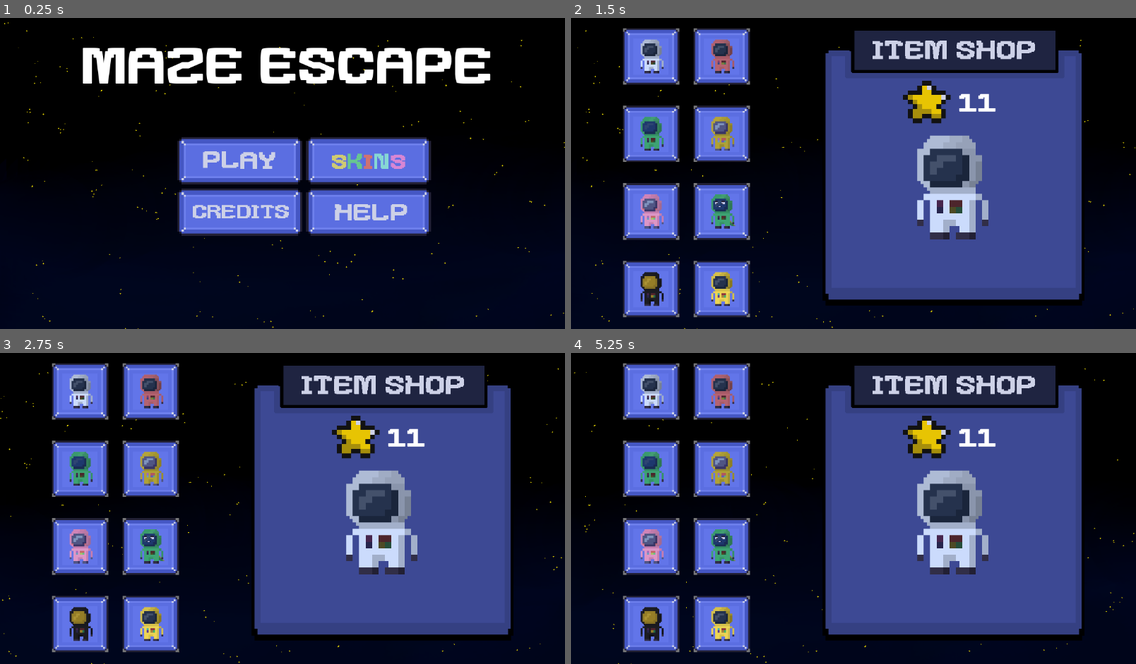
Above: before the commit, frames 1-4 (two rows, left to right).
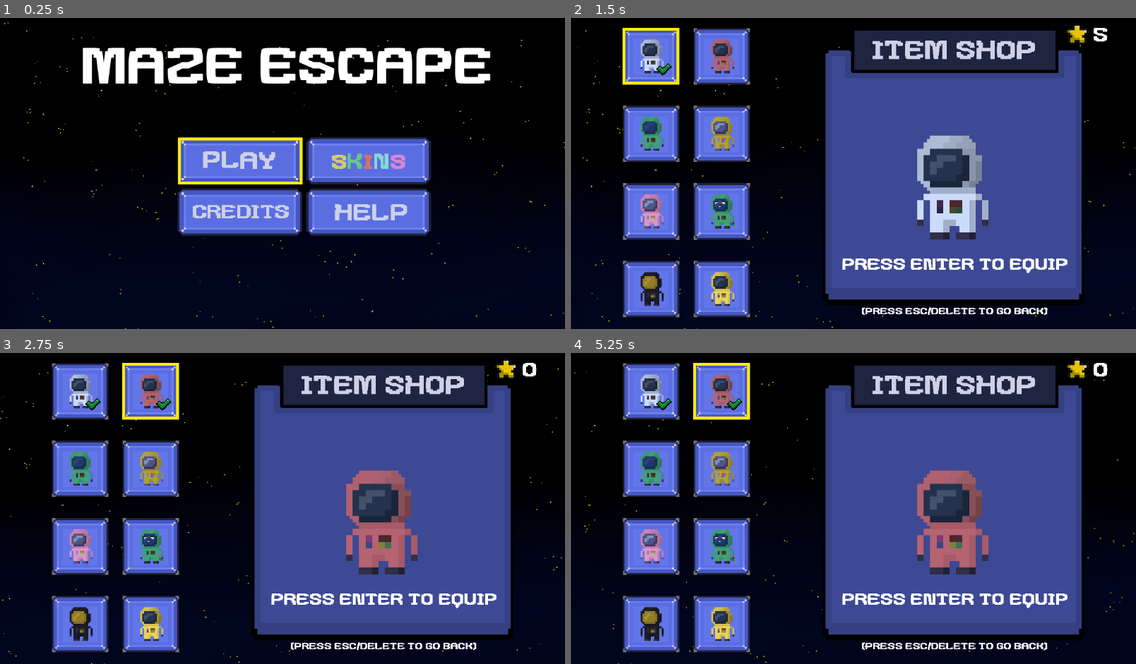
Above: after the commit, the same moments.

Repository: ilsyxn/void-escape
Game: Godot game, scene res://main-menu/main.tscn
Same seed, same stepped clock (60 frames per second), same inputs: the game is played once before the commit and once after it.
Inputs (mouse positions are in pixels of both pictures, inside the frame that each line leads up to):
- Up to frame 1 (0.25 s): no input
- Up to frame 2 (1.5 s): click (938, 161) at 0.5 s; click (650, 55) at 1.27 s
- Up to frame 3 (2.75 s): tap Enter (enter, bound only after the commit) at 2 s; hold D (right) from 2.03 s (still down); hold Enter (enter, bound only after the commit) from 2.03 s (still down)
- Up to frame 4 (5.25 s): release D (right) at 2.78 s; release Enter (enter, bound only after the commit) at 2.78 s; hold S (down) 2.78-3.53 s; tap Enter (enter, bound only after the commit) at 2.85, 3.5, 4.35, 5 s; hold D (right) 3.53-4.28 s; hold Enter (enter, bound only after the commit) 3.53-4.28 s; hold W (up) 4.28-5.03 s; hold A (left) from 5.03 s (still down); hold Enter (enter, bound only after the commit) from 5.03 s (still down)

The runs differ from the first frame. In frame 1, 0.6% of the frame differs, in the area x 31-54%, y 38-54%; in frame 2, 2.9%; in frame 3, 5.1%; in frame 4, 5.1%, in the area x 15-95%, y 2-96%.

Commit message:
controller strg

Diff:
--- a/level/world3/level3.gd
+++ b/level/world3/level3.gd
@@ -92,14 +92,14 @@
 				save_Game.levelFinished(id)
 				save_Game.unlockedLevels.append(id+1)
 			bewertung.bounce_in()
-		if stoppuhr.time < three_stars:
-				bewertung.three_stars(id)
-			elif stoppuhr.time < two_stars:
-				bewertung.two_stars(id)
-			else:
-				bewertung.one_star(id)
-			bewertung.set_times(stoppuhr.time, save_Game.time[id])
-			hide_lvl_ui()
+		#if stoppuhr.time < three_stars:
+			#	bewertung.three_stars(id)
+			#elif stoppuhr.time < two_stars:
+			#	bewertung.two_stars(id)
+		#	else:
+				#bewertung.one_star(id)
+			#bewertung.set_times(stoppuhr.time, save_Game.time[id])
+			#hide_lvl_ui()
 			bewertung.bounce_in()
 			print(save_Game.collected_stars)
 
--- a/main-menu/button.tscn
+++ b/main-menu/button.tscn
@@ -1,8 +1,9 @@
-[gd_scene load_steps=5 format=3 uid="uid://cqf8gssb1vndr"]
+[gd_scene load_steps=6 format=3 uid="uid://cqf8gssb1vndr"]
 
 [ext_resource type="Texture2D" uid="uid://drxtxjxw2k3yr" path="res://assets/buttons/lvlselect.png" id="1_sx7u6"]
 [ext_resource type="Texture2D" uid="uid://b4pbwe57p2mea" path="res://assets/ui/lvllocked.png" id="2_3ijli"]
 [ext_resource type="Script" path="res://main-menu/levelbtn.gd" id="3_lr72x"]
+[ext_resource type="Texture2D" uid="uid://bc783vkp05vms" path="res://assets/buttons/border_lvl.png" id="4_1b6j8"]
 [ext_resource type="Texture2D" uid="uid://5ji5cp3arid8" path="res://assets/star.png" id="4_rx0nh"]
 
 [node name="Button" type="TextureButton"]
@@ -13,6 +14,11 @@
 texture_disabled = ExtResource("2_3ijli")
 script = ExtResource("3_lr72x")
 
+[node name="BorderLvl" type="Sprite2D" parent="."]
+visible = false
+position = Vector2(16, 16)
+texture = ExtResource("4_1b6j8")
+
 [node name="Star" type="Sprite2D" parent="."]
 position = Vector2(16, 31)
 scale = Vector2(0.9, 0.9)
--- a/main-menu/credits.gd
+++ b/main-menu/credits.gd
@@ -1,5 +1,7 @@
 extends Node2D
 
-
+func _process(delta):
+	if Input.is_action_just_pressed("enter"):
+		get_tree().change_scene_to_file("res://main-menu/main.tscn")
 func _on_back_pressed():
 	get_tree().change_scene_to_file("res://main-menu/main.tscn")
--- a/main-menu/credits.tscn
+++ b/main-menu/credits.tscn
@@ -1,10 +1,11 @@
-[gd_scene load_steps=6 format=3 uid="uid://djmyvcoyfifmd"]
+[gd_scene load_steps=7 format=3 uid="uid://djmyvcoyfifmd"]
 
 [ext_resource type="PackedScene" uid="uid://c2g1xhq21x1mf" path="res://main-menu/background.tscn" id="1_7pqnj"]
 [ext_resource type="Script" path="res://main-menu/credits.gd" id="1_kh57s"]
 [ext_resource type="FontFile" uid="uid://btk6lr8r58ga0" path="res://assets/ui/gomarice_mix_bit_font.ttf" id="2_qfji6"]
 [ext_resource type="Texture2D" uid="uid://dty1aww7qgakx" path="res://assets/buttons/back.png" id="3_8ajl7"]
 [ext_resource type="Texture2D" uid="uid://cugvh1jqn8dng" path="res://assets/buttons/back-pressed.png" id="4_jlcg4"]
+[ext_resource type="Texture2D" uid="uid://4f0vccpukupw" path="res://assets/border_lang.png" id="6_si5pb"]
 
 [node name="Credits" type="Node2D"]
 script = ExtResource("1_kh57s")
@@ -52,4 +53,9 @@
 texture_normal = ExtResource("3_8ajl7")
 texture_pressed = ExtResource("4_jlcg4")
 
+[node name="Border" type="Sprite2D" parent="."]
+position = Vector2(600, 512)
+scale = Vector2(2, 2)
+texture = ExtResource("6_si5pb")
+
 [connection signal="pressed" from="Back" to="." method="_on_back_pressed"]
--- a/main-menu/help_menu.gd
+++ b/main-menu/help_menu.gd
@@ -8,7 +8,8 @@
 
 # Called every frame. 'delta' is the elapsed time since the previous frame.
 func _process(delta):
-	pass
+	if Input.is_action_just_pressed("enter"):
+		get_tree().change_scene_to_file("res://main-menu/main.tscn")
 
 
 func _on_texture_button_pressed():
--- a/main-menu/help_menu.tscn
+++ b/main-menu/help_menu.tscn
@@ -1,10 +1,11 @@
-[gd_scene load_steps=6 format=3 uid="uid://chjflxlgybq76"]
+[gd_scene load_steps=7 format=3 uid="uid://chjflxlgybq76"]
 
 [ext_resource type="PackedScene" uid="uid://c2g1xhq21x1mf" path="res://main-menu/background.tscn" id="1_jspr5"]
 [ext_resource type="Script" path="res://main-menu/help_menu.gd" id="1_ncy7x"]
 [ext_resource type="FontFile" uid="uid://btk6lr8r58ga0" path="res://assets/ui/gomarice_mix_bit_font.ttf" id="2_73uvv"]
 [ext_resource type="Texture2D" uid="uid://dty1aww7qgakx" path="res://assets/buttons/back.png" id="4_24glb"]
 [ext_resource type="Texture2D" uid="uid://cugvh1jqn8dng" path="res://assets/buttons/back-pressed.png" id="5_jw5kh"]
+[ext_resource type="Texture2D" uid="uid://4f0vccpukupw" path="res://assets/border_lang.png" id="6_df3pp"]
 
 [node name="HelpMenu" type="Node2D"]
 script = ExtResource("1_ncy7x")
@@ -69,4 +70,9 @@
 texture_normal = ExtResource("4_24glb")
 texture_pressed = ExtResource("5_jw5kh")
 
+[node name="Border" type="Sprite2D" parent="."]
+position = Vector2(616, 592)
+scale = Vector2(2, 2)
+texture = ExtResource("6_df3pp")
+
 [connection signal="pressed" from="Back" to="." method="_on_texture_button_pressed"]
--- a/main-menu/main.gd
+++ b/main-menu/main.gd
@@ -1,25 +1,26 @@
 extends Node2D
-@onready var buttons = [$VBoxContainer/HBoxContainer/Play,
-$VBoxContainer/HBoxContainer/Skins,
-$VBoxContainer/HBoxContainer2/Credits,
-$VBoxContainer/HBoxContainer2/Help]
 @onready var save_Game = preload("res://save/saveGame.tres")
 @onready var index = 0
+@onready var buttons = [$Marker1, $Marker2, $Marker3, $Marker4]
+@onready var border = $Border
 func _ready():
 	pass
 func _process(_delta):
+	border.position = buttons[index].position
 	if Input.is_action_just_pressed("controller"):
 		save_Game.controller = true
-	if Input.is_action_just_pressed("up") and save_Game.controller:
-		pass
-	if Input.is_action_just_pressed("down") and save_Game.controller:
-		pass
-	if Input.is_action_just_pressed("left") and save_Game.controller:
-		pass
-	if Input.is_action_just_pressed("right") and save_Game.controller:
-		pass
-	if Input.is_action_just_pressed("controller_accept") and save_Game.controller:
+	if Input.is_action_just_pressed("left"):
+		move_border(true)
+	if Input.is_action_just_pressed("right"):
+		move_border(false)
+	if Input.is_action_just_pressed("enter"):
 		press_button(index)
+
+func move_border(left :bool):
+	if left and index != 0:
+		index -= 1
+	elif !left and index != 3:
+		index += 1
 
 func _on_play_pressed():
 	get_tree().change_scene_to_file("res://main-menu/level_selector.tscn")
--- a/main-menu/main.tscn
+++ b/main-menu/main.tscn
@@ -10,6 +10,7 @@
 [ext_resource type="Texture2D" uid="uid://bsxiytx56pjc0" path="res://assets/buttons/credits-pressed.png" id="7_l1t1k"]
 [ext_resource type="Texture2D" uid="uid://cr76rfr8ihm61" path="res://assets/buttons/help.png" id="8_klbfv"]
 [ext_resource type="Texture2D" uid="uid://1prwvn67u1cy" path="res://assets/buttons/help-pressed.png" id="9_qr0ql"]
+[ext_resource type="Texture2D" uid="uid://4f0vccpukupw" path="res://assets/border_lang.png" id="11_mcj18"]
 
 [node name="Menu" type="Node2D"]
 script = ExtResource("1_lwrof")
@@ -64,6 +65,27 @@
 texture_normal = ExtResource("8_klbfv")
 texture_pressed = ExtResource("9_qr0ql")
 
+[node name="Marker1" type="Marker2D" parent="."]
+position = Vector2(490, 305)
+scale = Vector2(1, 1)
+
+[node name="Marker2" type="Marker2D" parent="."]
+position = Vector2(752, 304)
+scale = Vector2(1, 1)
+
+[node name="Marker3" type="Marker2D" parent="."]
+position = Vector2(488, 408)
+scale = Vector2(1, 1)
+
+[node name="Marker4" type="Marker2D" parent="."]
+position = Vector2(752, 408)
+scale = Vector2(1, 1)
+
+[node name="Border" type="Sprite2D" parent="."]
+position = Vector2(488, 408)
+scale = Vector2(2.1, 2.1)
+texture = ExtResource("11_mcj18")
+
 [connection signal="pressed" from="VBoxContainer/HBoxContainer/Play" to="." method="_on_play_pressed"]
 [connection signal="pressed" from="VBoxContainer/HBoxContainer/Skins" to="." method="_on_skins_pressed"]
 [connection signal="pressed" from="VBoxContainer/HBoxContainer2/Credits" to="." method="_on_credits_pressed"]
--- a/main-menu/shop.gd
+++ b/main-menu/shop.gd
@@ -1,15 +1,64 @@
 extends Node2D
 @onready var save_Game = preload("res://save/saveGame.tres")
 @onready var selected_skin = $ItemShop/SelectedSkin
+@onready var marker = [$Marker1, $Marker2, $Marker3, $Marker4, $Marker5, $Marker6, $Marker7, $Marker8]
+var marker_index = 0
+@onready var border = $Border
+@onready var slots = [$VBoxContainer/HBoxContainer/Slot0, $VBoxContainer/HBoxContainer/Slot1, $VBoxContainer/HBoxContainer2/Slot2, $VBoxContainer/HBoxContainer2/Slot3, $VBoxContainer/HBoxContainer3/Slot4, $VBoxContainer/HBoxContainer3/Slot5, $VBoxContainer/HBoxContainer4/Slot6, $VBoxContainer/HBoxContainer4/Slot7]
+@onready var preis = $ItemShop/Preis
+@onready var star = $ItemShop/Star
+@onready var owned = $ItemShop/Owned
+@onready var action = $ItemShop/Action
 
-# Called when the node enters the scene tree for the first time.
+func _process(delta):
+	if slots[marker_index].isOwned:
+		action.position = Vector2(-753.333, 560)
+		action.text = "Press Enter to equip"
+	else:
+		action.position = Vector2(-700, 560)
+		action.text = "Press Enter to buy"
+	owned.text = str(save_Game.collected_stars)
+	border.global_position = marker[marker_index].global_position
+	selected_skin.texture = slots[marker_index].skin.texture
+	if marker_index == 7 or slots[marker_index].isOwned:
+		preis.visible = false
+		star.visible = false
+	else:
+		preis.visible = true
+		star.visible = true
+		preis.text = str(slots[marker_index].preis)
+
 func _ready():
 	pass # Replace with function body.
 
+func _unhandled_input(event):
+	if event.is_action_pressed("back"):
+		get_tree().change_scene_to_file("res://main-menu/main.tscn")
+	if event.is_action_pressed("left"):
+		move_border(true)
+	if event.is_action_pressed("right"):
+		move_border(false)
+	if event.is_action_pressed("enter"):
+		if !slots[marker_index].isOwned:
+			buy_skin()
+		else:
+			save_Game.equip_skin(slots[marker_index].id)
+
+func buy_skin():
+	if save_Game.collected_stars >= slots[marker_index].preis:
+		save_Game.collected_stars -= slots[marker_index].preis
+		save_Game.owned_skins.append(marker_index)
+		slots[marker_index].isOwned = true
+
+
+
+func move_border(left : bool):
+	if left and marker_index != 0:
+		marker_index -= 1
+	if !left and marker_index != 7:
+		marker_index += 1
 
 # Called every frame. 'delta' is the elapsed time since the previous frame.
-func _process(delta):
-	selected_skin.texture = save_Game.selectedSkinText
 
 
 func _on_slot_0_select():
--- a/main-menu/shop.tscn
+++ b/main-menu/shop.tscn
@@ -14,6 +14,7 @@
 [ext_resource type="Texture2D" uid="uid://csu247nqowvou" path="res://assets/ui/item_shop.png" id="12_p2pa4"]
 [ext_resource type="Texture2D" uid="uid://54hy54xe0ver" path="res://main-menu/star_gelb_big.png" id="13_mtvvu"]
 [ext_resource type="FontFile" uid="uid://btk6lr8r58ga0" path="res://assets/ui/gomarice_mix_bit_font.ttf" id="14_v8pxh"]
+[ext_resource type="Texture2D" uid="uid://d0j4pgqbc4jl6" path="res://assets/skins/border.png" id="15_lgfgn"]
 
 [node name="Shop" type="Node2D"]
 script = ExtResource("1_2g3xm")
@@ -32,12 +33,14 @@
 
 [node name="Slot0" parent="VBoxContainer/HBoxContainer" instance=ExtResource("2_a2vry")]
 position = Vector2(152, 232)
+isOwned = true
 bild = ExtResource("3_nmab7")
 
 [node name="Slot1" parent="VBoxContainer/HBoxContainer" instance=ExtResource("2_a2vry")]
 position = Vector2(232, 232)
 id = 1
 bild = ExtResource("4_5v1eg")
+preis = 5
 
 [node name="HBoxContainer2" type="HBoxContainer" parent="VBoxContainer"]
 layout_mode = 2
@@ -46,11 +49,13 @@
 position = Vector2(152, 316)
 id = 2
 bild = ExtResource("5_8stcl")
+preis = 5
 
 [node name="Slot3" parent="VBoxContainer/HBoxContainer2" instance=ExtResource("2_a2vry")]
 position = Vector2(232, 316)
 id = 3
 bild = ExtResource("6_e3urt")
+preis = 5
 
 [node name="HBoxContainer3" type="HBoxContainer" parent="VBoxContainer"]
 layout_mode = 2
@@ -59,11 +64,13 @@
 position = Vector2(152, 400)
 id = 4
 bild = ExtResource("7_v61pv")
+preis = 15
 
 [node name="Slot5" parent="VBoxContainer/HBoxContainer3" instance=ExtResource("2_a2vry")]
 position = Vector2(232, 400)
 id = 5
 bild = ExtResource("8_4ubpu")
+preis = 15
 
 [node name="HBoxContainer4" type="HBoxContainer" parent="VBoxContainer"]
 layout_mode = 2
@@ -72,6 +79,7 @@
 position = Vector2(152, 484)
 id = 6
 bild = ExtResource("9_1ighr")
+preis = 15
 
 [node name="Slot7" parent="VBoxContainer/HBoxContainer4" instance=ExtResource("2_a2vry")]
 position = Vector2(232, 484)
@@ -92,7 +100,12 @@
 position = Vector2(-175.333, -462)
 texture = ExtResource("13_mtvvu")
 
-[node name="Label" type="Label" parent="ItemShop"]
+[node name="StarsOwned" type="Sprite2D" parent="ItemShop"]
+position = Vector2(846.667, -933.333)
+scale = Vector2(0.5, 0.5)
+texture = ExtResource("13_mtvvu")
+
+[node name="Preis" type="Label" parent="ItemShop"]
 offset_left = 38.0001
 offset_top = -568.667
 offset_right = 298.0
@@ -100,6 +113,71 @@
 theme_override_fonts/font = ExtResource("14_v8pxh")
 theme_override_font_sizes/font_size = 180
 text = "11"
+
+[node name="Owned" type="Label" parent="ItemShop"]
+offset_left = 953.333
+offset_top = -1013.33
+offset_right = 1213.33
+offset_bottom = -832.333
+scale = Vector2(0.8, 0.8)
+theme_override_fonts/font = ExtResource("14_v8pxh")
+theme_override_font_sizes/font_size = 180
+text = "11"
+
+[node name="Action" type="Label" parent="ItemShop"]
+offset_left = -700.0
+offset_top = 560.0
+offset_right = 843.0
+offset_bottom = 681.0
+theme_override_fonts/font = ExtResource("14_v8pxh")
+theme_override_font_sizes/font_size = 120
+text = "Press Enter to buy"
+
+[node name="Back" type="Label" parent="ItemShop"]
+offset_left = -620.0
+offset_top = 906.667
+offset_right = 687.0
+offset_bottom = 1027.67
+theme_override_fonts/font = ExtResource("14_v8pxh")
+theme_override_font_sizes/font_size = 70
+text = "(press esc/delete to go back)"
+
+[node name="Border" type="Sprite2D" parent="."]
+position = Vector2(307, 566)
+scale = Vector2(1.8, 1.8)
+texture = ExtResource("15_lgfgn")
+
+[node name="Marker1" type="Marker2D" parent="."]
+position = Vector2(163, 91)
+scale = Vector2(1.8, 1.8)
+
+[node name="Marker2" type="Marker2D" parent="."]
+position = Vector2(307, 91)
+scale = Vector2(1.8, 1.8)
+
+[node name="Marker3" type="Marker2D" parent="."]
+position = Vector2(163, 250)
+scale = Vector2(1.8, 1.8)
+
+[node name="Marker4" type="Marker2D" parent="."]
+position = Vector2(307, 250)
+scale = Vector2(1.8, 1.8)
+
+[node name="Marker5" type="Marker2D" parent="."]
+position = Vector2(163, 408)
+scale = Vector2(1.8, 1.8)
+
+[node name="Marker6" type="Marker2D" parent="."]
+position = Vector2(307, 408)
+scale = Vector2(1.8, 1.8)
+
+[node name="Marker7" type="Marker2D" parent="."]
+position = Vector2(163, 568)
+scale = Vector2(1.8, 1.8)
+
+[node name="Marker8" type="Marker2D" parent="."]
+position = Vector2(307, 566)
+scale = Vector2(1.8, 1.8)
 
 [connection signal="select" from="VBoxContainer/HBoxContainer/Slot0" to="." method="_on_slot_0_select"]
 [connection signal="select" from="VBoxContainer/HBoxContainer/Slot1" to="." method="_on_slot_1_select"]
--- a/main-menu/slot.gd
+++ b/main-menu/slot.gd
@@ -7,9 +7,12 @@
 @onready var background = $Background
 @onready var skin = $Skin
 @onready var owned = $Owned
+@onready var save_Game = preload("res://save/saveGame.tres")
 
 signal select
 func _ready():
+	if save_Game.owned_skins.has(id):
+		isOwned = true
 	skin.texture = bild
 func _process(_delta):
 	if isOwned:
--- a/project.godot
+++ b/project.godot
@@ -115,6 +115,18 @@
 "events": [Object(InputEventJoypadButton,"resource_local_to_scene":false,"resource_name":"","device":-1,"button_index":1,"pressure":0.0,"pressed":true,"script":null)
 ]
 }
+back={
+"deadzone": 0.5,
+"events": [Object(InputEventKey,"resource_local_to_scene":false,"resource_name":"","device":-1,"window_id":0,"alt_pressed":false,"shift_pressed":false,"ctrl_pressed":false,"meta_pressed":false,"pressed":false,"keycode":0,"physical_keycode":4194308,"key_label":0,"unicode":0,"echo":false,"script":null)
+, Object(InputEventKey,"resource_local_to_scene":false,"resource_name":"","device":-1,"window_id":0,"alt_pressed":false,"shift_pressed":false,"ctrl_pressed":false,"meta_pressed":false,"pressed":false,"keycode":0,"physical_keycode":66,"key_label":0,"unicode":98,"echo":false,"script":null)
+, Object(InputEventKey,"resource_local_to_scene":false,"resource_name":"","device":-1,"window_id":0,"alt_pressed":false,"shift_pressed":false,"ctrl_pressed":false,"meta_pressed":false,"pressed":false,"keycode":0,"physical_keycode":4194305,"key_label":0,"unicode":0,"echo":false,"script":null)
+]
+}
+enter={
+"deadzone": 0.5,
+"events": [Object(InputEventKey,"resource_local_to_scene":false,"resource_name":"","device":-1,"window_id":0,"alt_pressed":false,"shift_pressed":false,"ctrl_pressed":false,"meta_pressed":false,"pressed":false,"keycode":0,"physical_keycode":4194309,"key_label":0,"unicode":0,"echo":false,"script":null)
+]
+}
 
 [rendering]
 
--- a/save/saveGame.gd
+++ b/save/saveGame.gd
@@ -12,7 +12,8 @@
 var world1_player = welt1_skins[0]
 var world3_player = welt3_skins[0]
 var selectedSkinText = preload("res://assets/skins/character.png")
-var collected_stars = 0
+var owned_skins = [0]
+var collected_stars = 5
 var controller = false
 var three_stars = []
 var two_stars = []
@@ -53,3 +54,7 @@
 		if !finishedLevels.has(n):
 			return false
 	return true
+
+func equip_skin(id):
+	world1_player = welt1_skins[id]
+	world3_player = welt3_skins[id]
Binary file added: assets/border_lang.png
Not shown, added: assets/border_lang.png.import
Binary file added: assets/buttons/border_lvl.png
Not shown, added: assets/buttons/border_lvl.png.import
Binary file added: assets/skins/border.png
Not shown, added: assets/skins/border.png.import
Not shown: 1 places in main-menu/main.tscn that only renumber resources
Not shown: 1 places in main-menu/shop.tscn that only renumber resources
